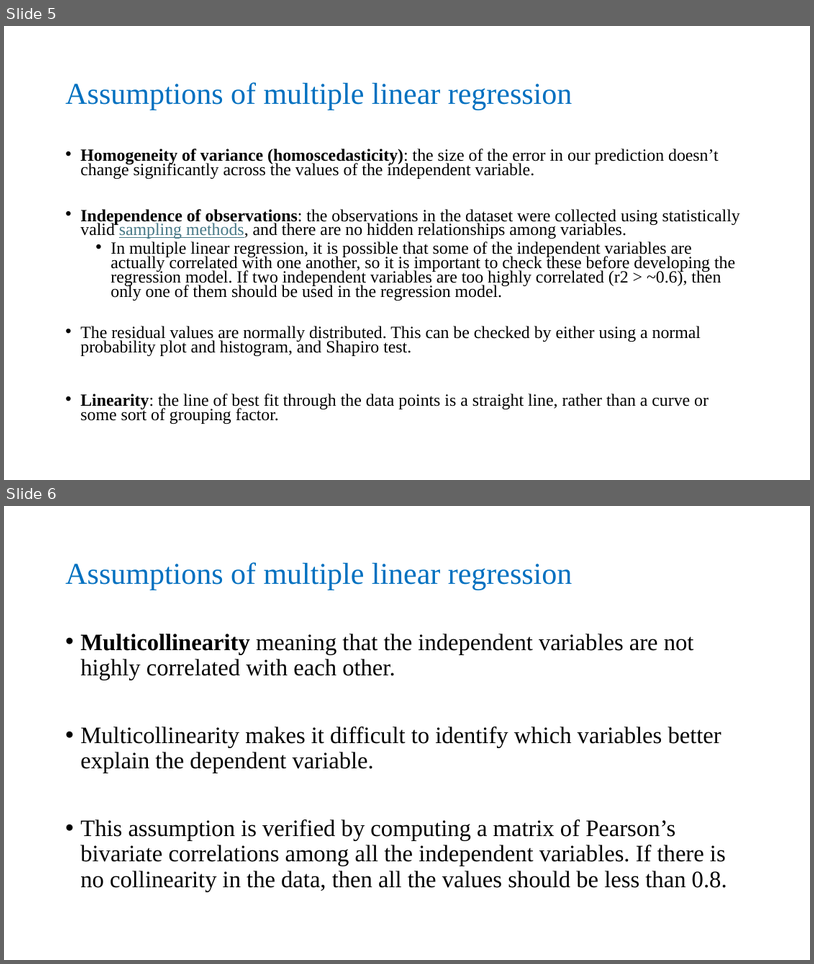
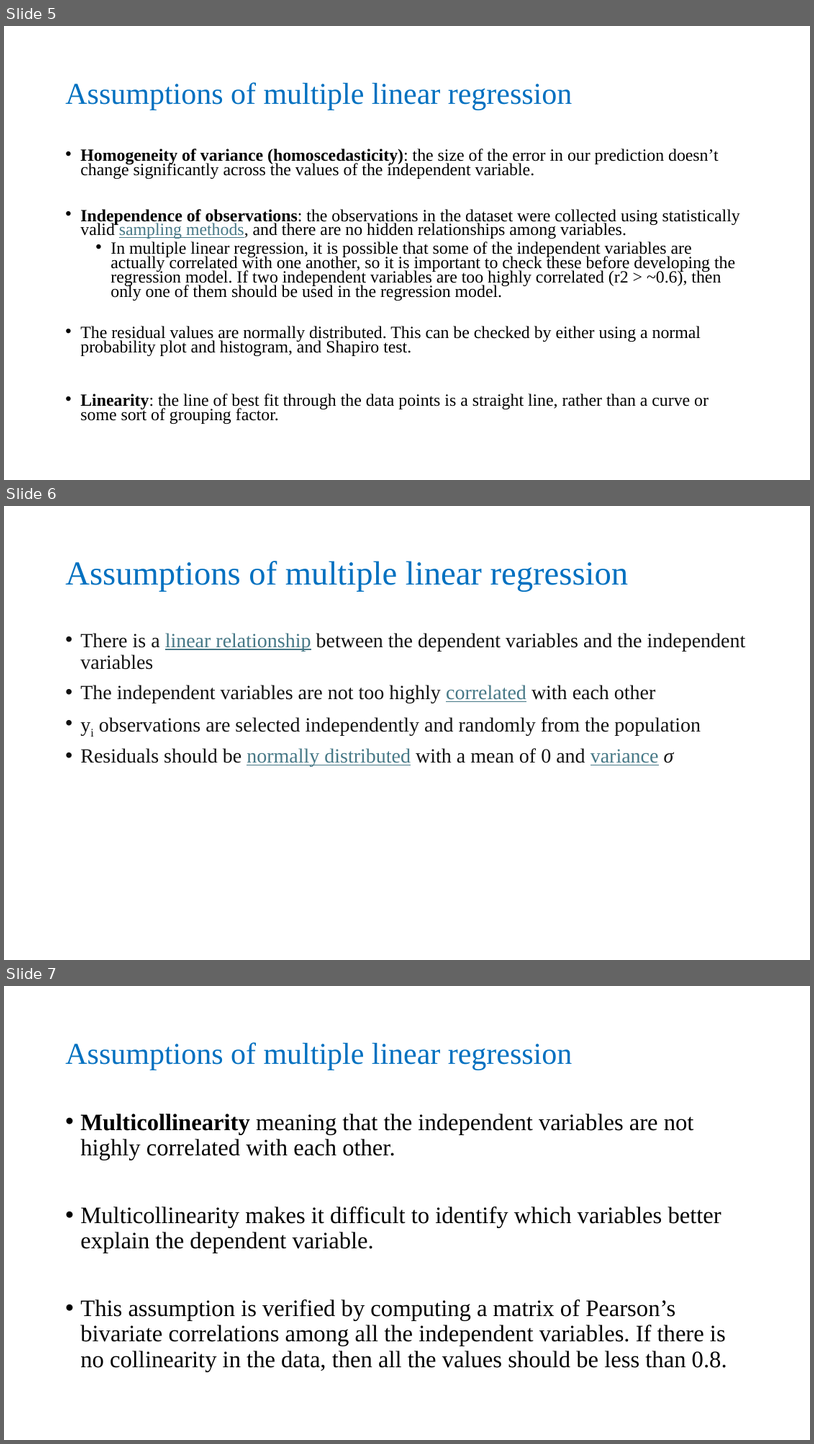
Before and after one commit to PEGutierrezF/Stats_Grad, a slide deck: Module 13 Multiple Linear Regression/Multiple Linear Regression Lecturer 2024 .pptx. Shown one above the other, each under a label of ours: slides 5 and 6 before the commit, slides 5, 6 and 7 after it. The pictures are 814x964 and 814x1444 pixels, drawn with LibreOffice and Linux fonts; fonts in the diff are those of the drawing. Boxes give left, top, right and bottom in pixels: in the first picture for what was removed or moved away, otherwise in the second. Text is boxed around its words. In the diff, an @@ line names an element or a change of style, - is before the commit and + after.

```diff
--- a/Module 13 Multiple Linear Regression/Multiple Linear Regression Lecturer 2024 .pptx
+++ b/Module 13 Multiple Linear Regression/Multiple Linear Regression Lecturer 2024 .pptx
@@ slide 6 added at <box>4,506,810,960</box>, background #FFFFFF @@
@@ title added at <box>65,561,629,592</box>, 40 pt, text #0070C0 @@
+Assumptions of multiple linear regression
@@ text added at <box>80,633,746,766</box>, 24 pt, text #111111 @@
+• There is a linear relationship between the dependent variables and the independent variables
+• The independent variables are not too highly correlated with each other
+• yi observations are selected independently and randomly from the population
+• Residuals should be normally distributed with a mean of 0 and variance σ
@@ what was slide 6 is now slide 7 @@
```
Also in this commit, not shown: 1 slide changed, 1 other file.
